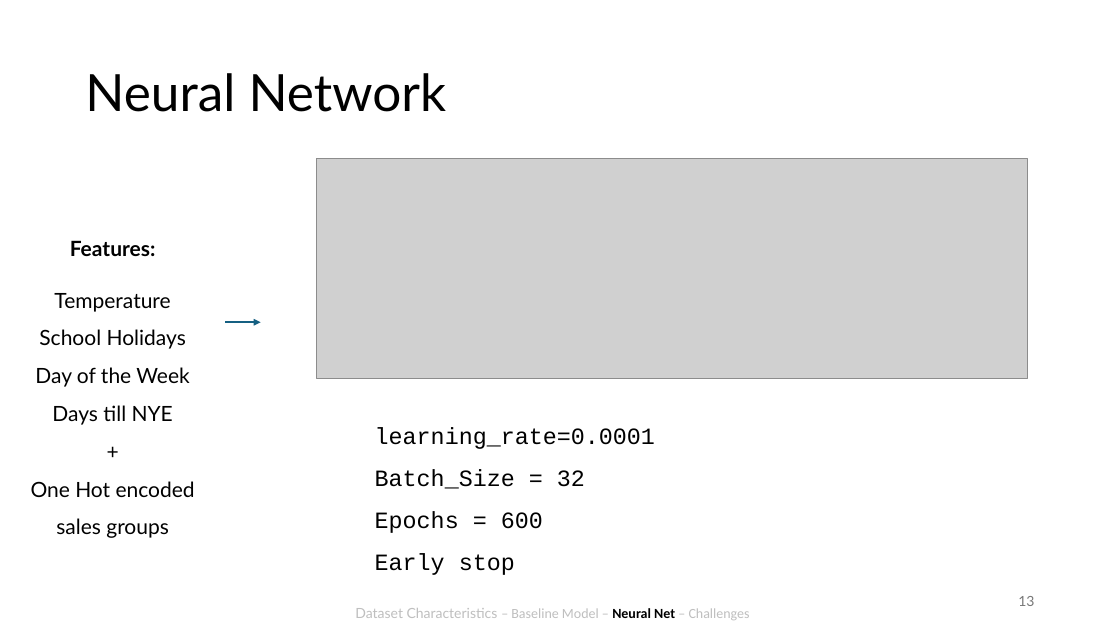
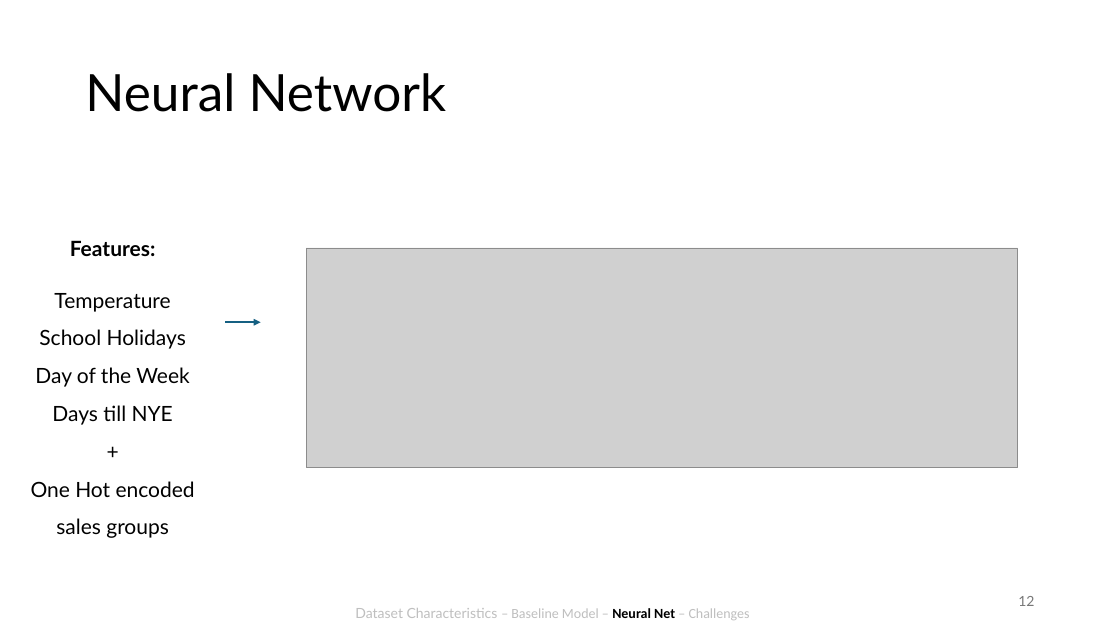
Before and after one commit to antonroefer/bakery-sales-prediction-group-3, a slide deck: slide 12 of 4_Presentation/Group 3.pptx (slide 13 before the commit). Drawn at 1120x630 pixels with LibreOffice and Linux fonts; fonts in the diff are those of the drawing; grey boxes stand for pictures. Boxes give left, top, right and bottom in pixels: in the first picture for what was removed or moved away, otherwise in the second. Text is boxed around its words. In the diff, an @@ line names an element or a change of style, - is before the commit and + after.

Commit message:
final presentation

```diff
--- a/4_Presentation/Group 3.pptx
+++ b/4_Presentation/Group 3.pptx
@@ picture: place and size @@
-picture at (316,159,1028,378)
+picture at (307,248,1018,467)
@@ text removed at (375,427,655,575) @@
-learning_rate=0.0001
-Batch_Size = 32
-Epochs = 600
-Early stop
@@ page number at (1018,596,1034,606): text changed @@
-13
+12
```
Also in this commit, not shown: 2 other slides changed, 1 slide added.
